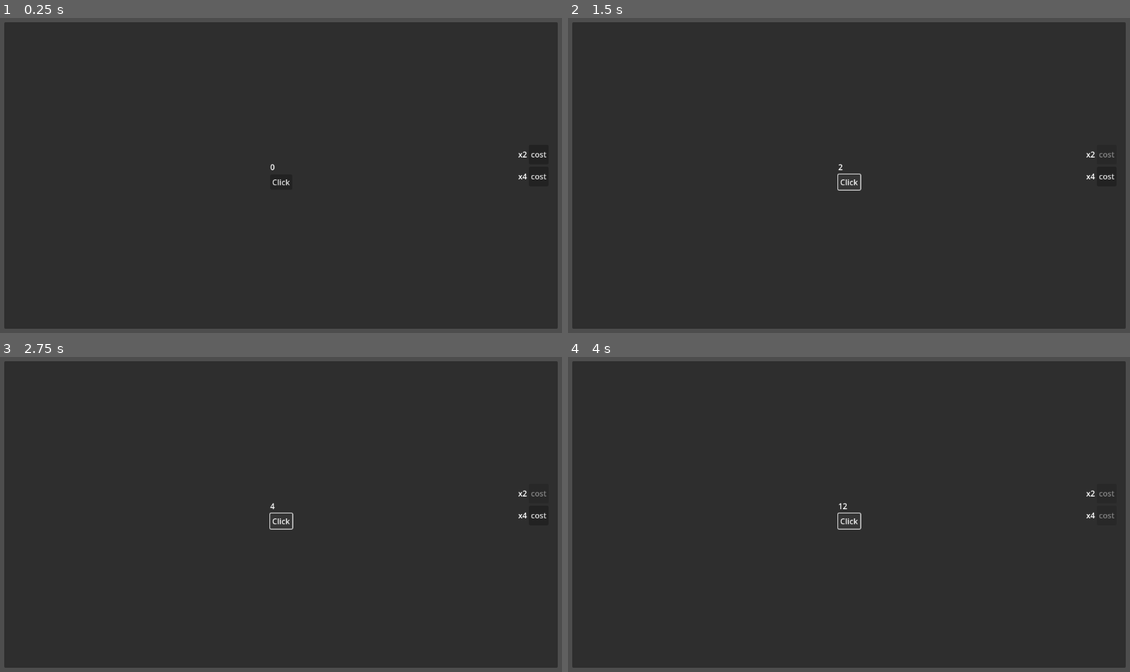
Above: before the commit, frames 1-4 (two rows, left to right).
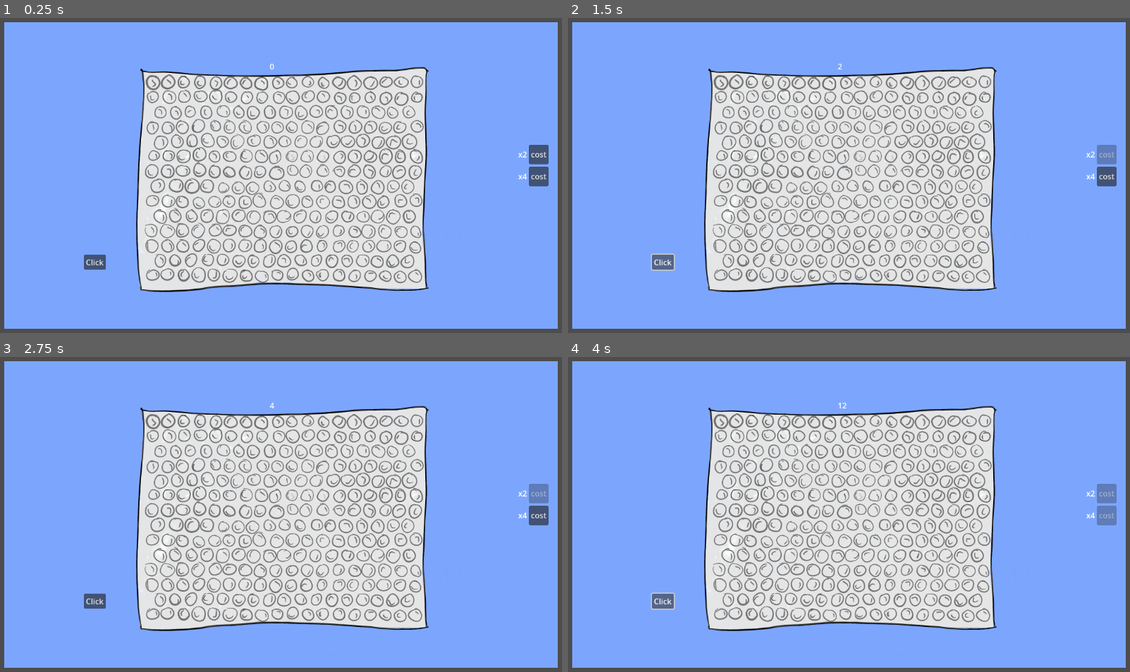
Above: after the commit, the same moments.

Repository: Diegodmbot/GlobalGameJam2025
Game: Godot game, scene res://node_2d.tscn
Two runs of this game, one before a commit and one after it. Both use one fixed random seed, a clock stepped at 60 frames per second and the inputs below.
Inputs (mouse positions are in pixels of both pictures, inside the frame that each line leads up to):
- Up to frame 1 (0.25 s): no input
- Up to frame 2 (1.5 s): click "cost" at 0.5 s; click "Click" at 1.25 s
- Up to frame 3 (2.75 s): click (275, 523) at 2.02 s
- Up to frame 4 (4 s): click "cost" at 2.75 s; click "Click" at 3.5 s

The runs differ from the first frame. In frame 1, 96% of the frame differs, in the area x 0-100%, y 1-99%; in frame 2, 96%; in frame 3, 96%; in frame 4, 96%.

Commit message:
Papel añadido

Diff:
--- a/node_2d.gd
+++ b/node_2d.gd
@@ -1,9 +1,13 @@
 extends CanvasLayer
 
-@onready var contador: Label = $Main/VBoxContainer/Contador
+@onready var contador: Label = $Main/Contador
 @onready var mejoras: Control = $Mejoras
 
 @onready var ADDER : int = 1
 
 func _on_button_pressed() -> void:
 	contador.text = str(int(contador.text) + ADDER * mejoras.multiplicador)
+
+
+func _on_texture_button_pressed():
+	contador.text = str(int(contador.text) + ADDER * mejoras.multiplicador)
--- a/node_2d.tscn
+++ b/node_2d.tscn
@@ -1,8 +1,12 @@
-[gd_scene load_steps=4 format=3 uid="uid://cj06ieunxwxoq"]
+[gd_scene load_steps=6 format=3 uid="uid://bh8t1f23ufd7y"]
 
 [ext_resource type="Script" path="res://node_2d.gd" id="1_tb3fq"]
 [ext_resource type="Script" path="res://mejoras.gd" id="2_u0kph"]
 [ext_resource type="Script" path="res://button.gd" id="3_d6h28"]
+[ext_resource type="Texture2D" uid="uid://biwfyijpsvypl" path="res://sprites/Papel-1.PNG" id="4_txce2"]
+
+[sub_resource type="StyleBoxFlat" id="StyleBoxFlat_tdu1o"]
+bg_color = Color(0.485653, 0.649777, 0.995861, 1)
 
 [node name="Node2D" type="CanvasLayer"]
 script = ExtResource("1_tb3fq")
@@ -30,6 +34,7 @@
 
 [node name="PanelContainer" type="PanelContainer" parent="Mejoras/MarginContainer"]
 layout_mode = 2
+theme_override_styles/panel = SubResource("StyleBoxFlat_tdu1o")
 
 [node name="MarginContainer" type="MarginContainer" parent="Mejoras/MarginContainer/PanelContainer"]
 layout_mode = 2
@@ -110,29 +115,37 @@
 
 [node name="Background" type="Sprite2D" parent="Main"]
 
-[node name="VBoxContainer" type="VBoxContainer" parent="Main"]
-layout_mode = 1
-anchors_preset = 8
-anchor_left = 0.5
-anchor_top = 0.5
-anchor_right = 0.5
-anchor_bottom = 0.5
-offset_left = -22.5
-offset_top = -29.0
-offset_right = 22.5
-offset_bottom = 29.0
-grow_horizontal = 2
-grow_vertical = 2
-
-[node name="Contador" type="Label" parent="Main/VBoxContainer"]
+[node name="Contador" type="Label" parent="Main"]
 layout_mode = 2
+offset_left = -23.0
+offset_top = 89.0
+offset_right = -13.0
+offset_bottom = 112.0
 size_flags_vertical = 0
 text = "0"
 
-[node name="Button" type="Button" parent="Main/VBoxContainer"]
+[node name="TextureButton" type="TextureButton" parent="Main"]
 layout_mode = 2
+offset_left = -487.0
+offset_top = 74.0
+offset_right = 1433.0
+offset_bottom = 1154.0
+scale = Vector2(0.5, 0.5)
+size_flags_horizontal = 4
+size_flags_vertical = 4
+size_flags_stretch_ratio = 0.5
+texture_normal = ExtResource("4_txce2")
+stretch_mode = 0
+
+[node name="Button" type="Button" parent="Main"]
+layout_mode = 2
+offset_left = -403.0
+offset_top = 486.0
+offset_right = -358.0
+offset_bottom = 517.0
 size_flags_horizontal = 4
 size_flags_vertical = 4
 text = "Click"
 
-[connection signal="pressed" from="Main/VBoxContainer/Button" to="." method="_on_button_pressed"]
+[connection signal="pressed" from="Main/TextureButton" to="." method="_on_texture_button_pressed"]
+[connection signal="pressed" from="Main/Button" to="." method="_on_button_pressed"]
